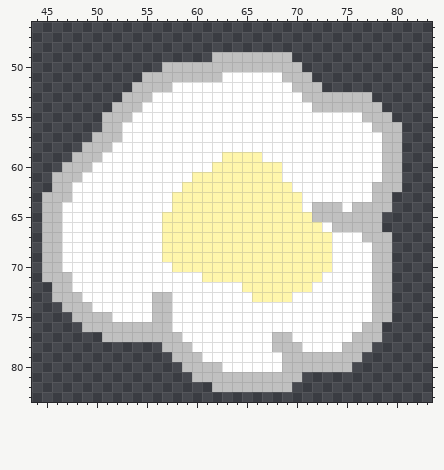
Sprite sheet, stored at IF (NNGJ2020)/Assets/Sprites/Props/Gas0006.png. Above, as it was before the edit.
The file is 128x128 pixels. Shown: x 44..83, y 46..83.
The result:
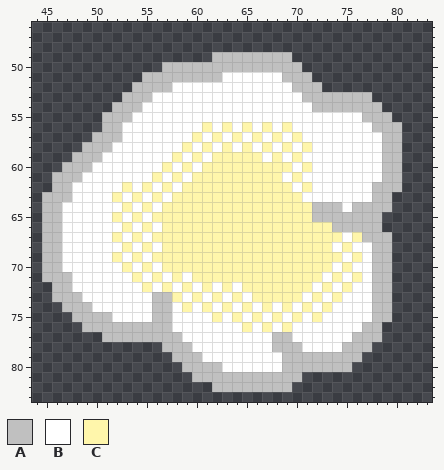
Palette (. is transparent): A #c0c0c0  B #ffffff  C #fff6ab
The edit:
@@ x 44..83 @@
 55 .......AAABBBBBBBBBBBBBBBBBBBBBBBAAA....
-56 .......AABBBBBBBBBBBBBBBBBBBBBBBBBAAA...
-57 ......AAABBBBBBBBBBBBBBBBBBBBBBBBBBAA...
-58 .....AAABBBBBBBBBBBBBBBBBBBBBBBBBBBAA...
-59 ....AAABBBBBBBBBBBBCCCCBBBBBBBBBBBBAA...
-60 ...AAABBBBBBBBBBBBCCCCCCCBBBBBBBBBBAA...
-61 ..AAABBBBBBBBBBBCCCCCCCCCBBBBBBBBBBAA...
-62 ..AABBBBBBBBBBBCCCCCCCCCCCBBBBBBBBAAA...
-63 .AAABBBBBBBBBBCCCCCCCCCCCCCBBBBBBBAA....
-64 .AABBBBBBBBBBBCCCCCCCCCCCCCBAAABAAAA....
-65 .AABBBBBBBBBBCCCCCCCCCCCCCCCAAAAAAA.....
-66 .AABBBBBBBBBBCCCCCCCCCCCCCCCCBAAAAA.....
-67 .AABBBBBBBBBBCCCCCCCCCCCCCCCCCBBBAAA....
-68 .AABBBBBBBBBBCCCCCCCCCCCCCCCCCBBBBAA....
-69 .AABBBBBBBBBBCCCCCCCCCCCCCCCCCBBBBAA....
-70 .AABBBBBBBBBBBCCCCCCCCCCCCCCCCBBBBAA....
-71 .AAABBBBBBBBBBBBBCCCCCCCCCCCCBBBBBAA....
-72 ..AABBBBBBBBBBBBBBBBBCCCCCCCBBBBBBAA....
-73 ..AAABBBBBBBAABBBBBBBBCCCCBBBBBBBBAA....
-74 ...AAABBBBBBAABBBBBBBBBBBBBBBBBBBBAA....
-75 ....AAAABBBBAABBBBBBBBBBBBBBBBBBBBAA....
-76 .....AAAAAAAAABBBBBBBBBBBBBBBBBBBAA.....
+56 .......AABBBBBBBBCBCBCBCBCBBBBBBBBAAA...
+57 ......AAABBBBBBBCBCBCBCBCBCBBBBBBBBAA...
+58 .....AAABBBBBBBCBCBCBCBCBCBCBBBBBBBAA...
+59 ....AAABBBBBBBCBCBCCCCCBCBCBBBBBBBBAA...
+60 ...AAABBBBBBBCBCBCCCCCCCCCBCBBBBBBBAA...
+61 ..AAABBBBBBBCBCBCCCCCCCCCBCBBBBBBBBAA...
+62 ..AABBBBBCBCBCBCCCCCCCCCCCBCBBBBBBAAA...
+63 .AAABBBBCBCBCBCCCCCCCCCCCCCBBBBBBBAA....
+64 .AABBBBBBCBCBCCCCCCCCCCCCCCCAAABAAAA....
+65 .AABBBBBCBCBCCCCCCCCCCCCCCCCAAAAAAA.....
+66 .AABBBBBBCBCBCCCCCCCCCCCCCCCCCAAAAA.....
+67 .AABBBBBCBCBCCCCCCCCCCCCCCCCCCCBCAAA....
+68 .AABBBBBBCBCBCCCCCCCCCCCCCCCCCBCBBAA....
+69 .AABBBBBCBCBCCCCCCCCCCCCCCCCCCCBCBAA....
+70 .AABBBBBBCBCBCCCCCCCCCCCCCCCCCBCBBAA....
+71 .AAABBBBBBCBCBCBCCCCCCCCCCCCCBCBCBAA....
+72 ..AABBBBBBBCBCBCBCBCBCCCCCCCBCBCBBAA....
+73 ..AAABBBBBBBAACBCBCBCBCCCCCBCBCBBBAA....
+74 ...AAABBBBBBAABCBCBCBCBCBCBCBCBBBBAA....
+75 ....AAAABBBBAABBBBCBCBCBCBCBCBBBBBAA....
+76 .....AAAAAAAAABBBBBBBCBCBCBBBBBBBAA.....
 77 .......AAAAAAAABBBBBBBBBAABBBBBBAAA.....
Changed places in both pictures, as pixel boxes (x1, y1, x2, y2):
changed: (112, 122, 362, 332)
